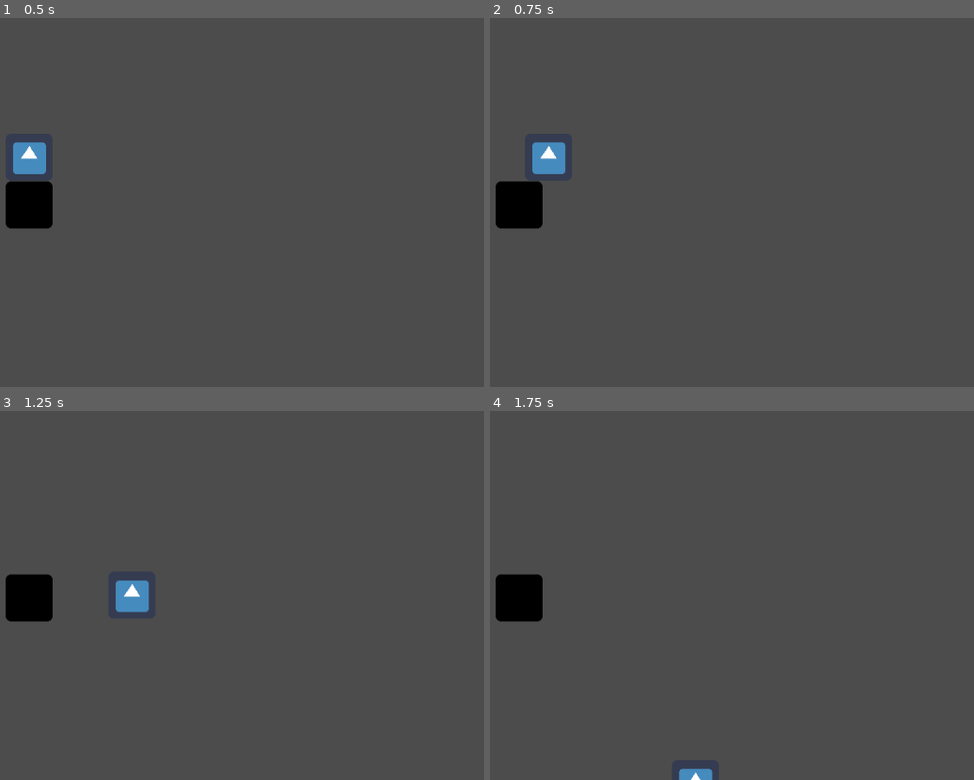
Above: before the commit, frames 1-4 (two rows, left to right).
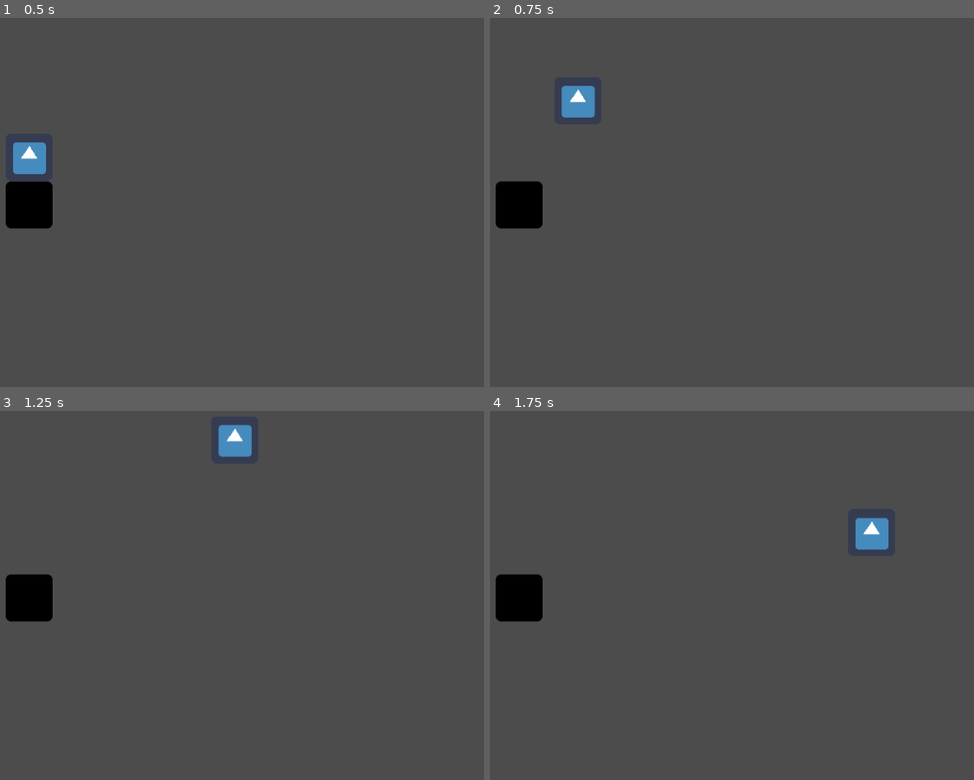
Above: after the commit, the same moments.

Repository: AlejandroReal32/ChikenTeriyaki-
Game: Godot game, scene res://Escena.tscn
Same seed, same stepped clock (60 frames per second), same inputs: the game is played once before the commit and once after it. The engine's default icon, where the game draws it, is replaced by a stand-in: a white triangle on a blue panel in a dark square.
Inputs:
- Up to frame 1 (0.5 s): no input
- Up to frame 2 (0.75 s): hold Right (ui_right) from 0.53 s (still down); hold Up (ui_up) from 0.53 s (still down)
- Up to frame 3 (1.25 s): keep holding Right (ui_right); keep holding Up (ui_up)
- Up to frame 4 (1.75 s): keep holding Right (ui_right); release Up (ui_up) at 1.28 s; tap Up (ui_up) at 1.35, 1.52 s

Frame 1 is identical in both runs. In frame 2, 1.2% of the frame differs, in the area x 8-22%, y 18-43%; in frame 3, 1.2%, in the area x 23-53%, y 3-55%; in frame 4, 0.8%.

Commit message:
juagador actualizado
Jugador actualizado ahora ya puede brincar

Diff:
--- a/Jugador.gd
+++ b/Jugador.gd
@@ -1,7 +1,7 @@
 extends KinematicBody2D
 
-var velocidad:int = 200
-var brinco:int = 600
+var velocidad:int = 400
+var brinco:int = 500
 var gravedad:int = 800
 var vel:Vector2 = Vector2()
 var piso:bool = false
@@ -15,4 +15,6 @@
 		vel.x += velocidad
 	vel = move_and_slide(vel,Vector2.UP)
 	vel.y += gravedad * delta
+	if Input.is_action_pressed("ui_up") and is_on_floor() :
+		vel.y -= brinco
 	pass
